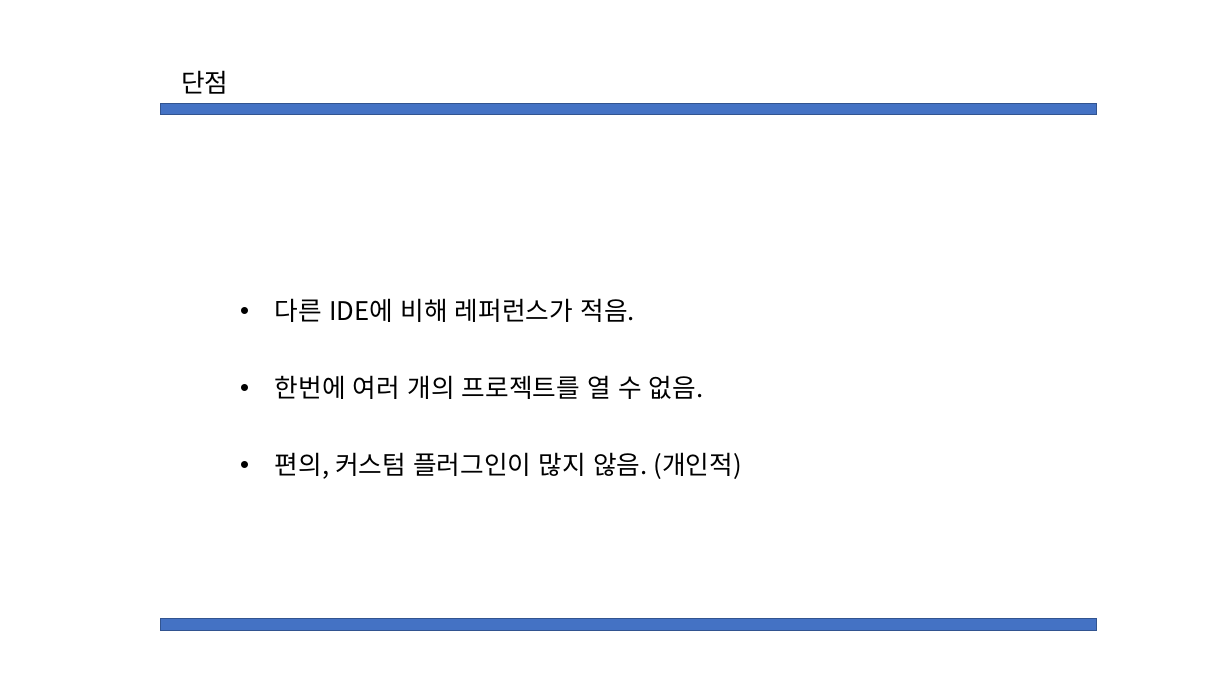
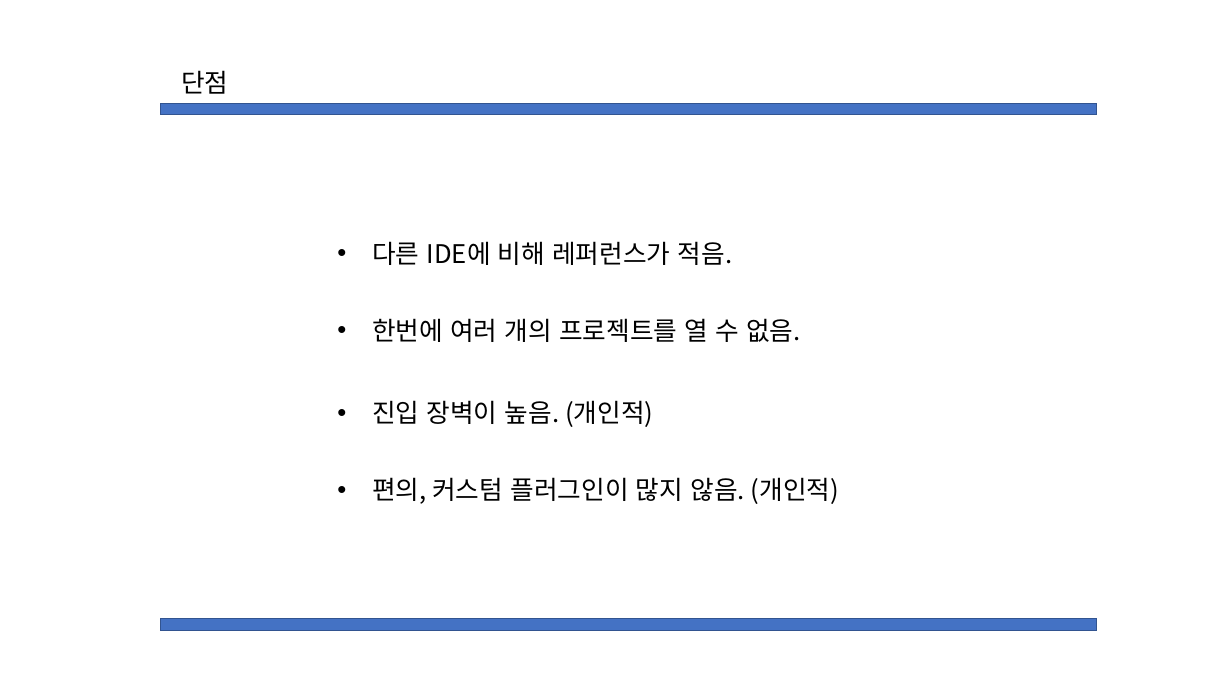
Before and after one commit to Mikusnuz/MyPractice, a slide deck: slide 10 of Study/IntelliJ.pptx. Drawn at 1232x693 pixels with LibreOffice and Linux fonts; fonts in the diff are those of the drawing. Boxes give left, top, right and bottom in pixels: in the first picture for what was removed or moved away, otherwise in the second. Text is boxed around its words. In the diff, an @@ line names an element or a change of style, - is before the commit and + after.

```diff
--- a/Study/IntelliJ.pptx
+++ b/Study/IntelliJ.pptx
@@ text added at (372,241,801,342), 20 pt, text #000000 @@
+• 다른 IDE에 비해 레퍼런스가 적음.
+• 한번에 여러 개의 프로젝트를 열 수 없음.
@@ text "진입 장벽이 높음. (개인적)": place and size @@
-text "진입 장벽이 높음. (개인적)" at (275,298,741,479)
+text "진입 장벽이 높음. (개인적)" at (372,400,839,504)
@@ text at (372,400,653,427): text changed @@
-• 다른 IDE에 비해 레퍼런스가 적음.
-• 한번에 여러 개의 프로젝트를 열 수 없음.
+• 진입 장벽이 높음. (개인적)
```
Also in this commit, not shown: 4 other slides changed, 3 other files.
